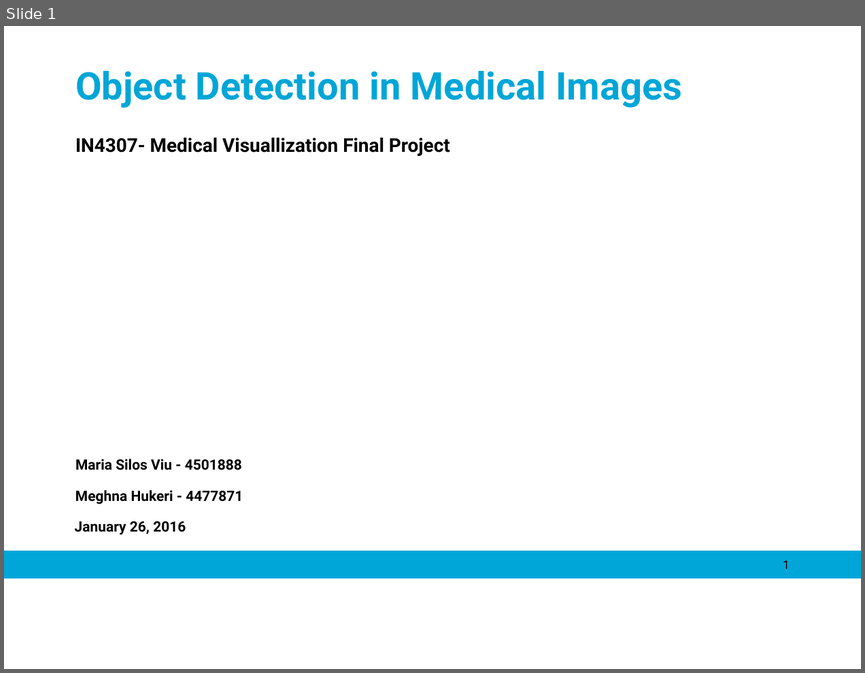
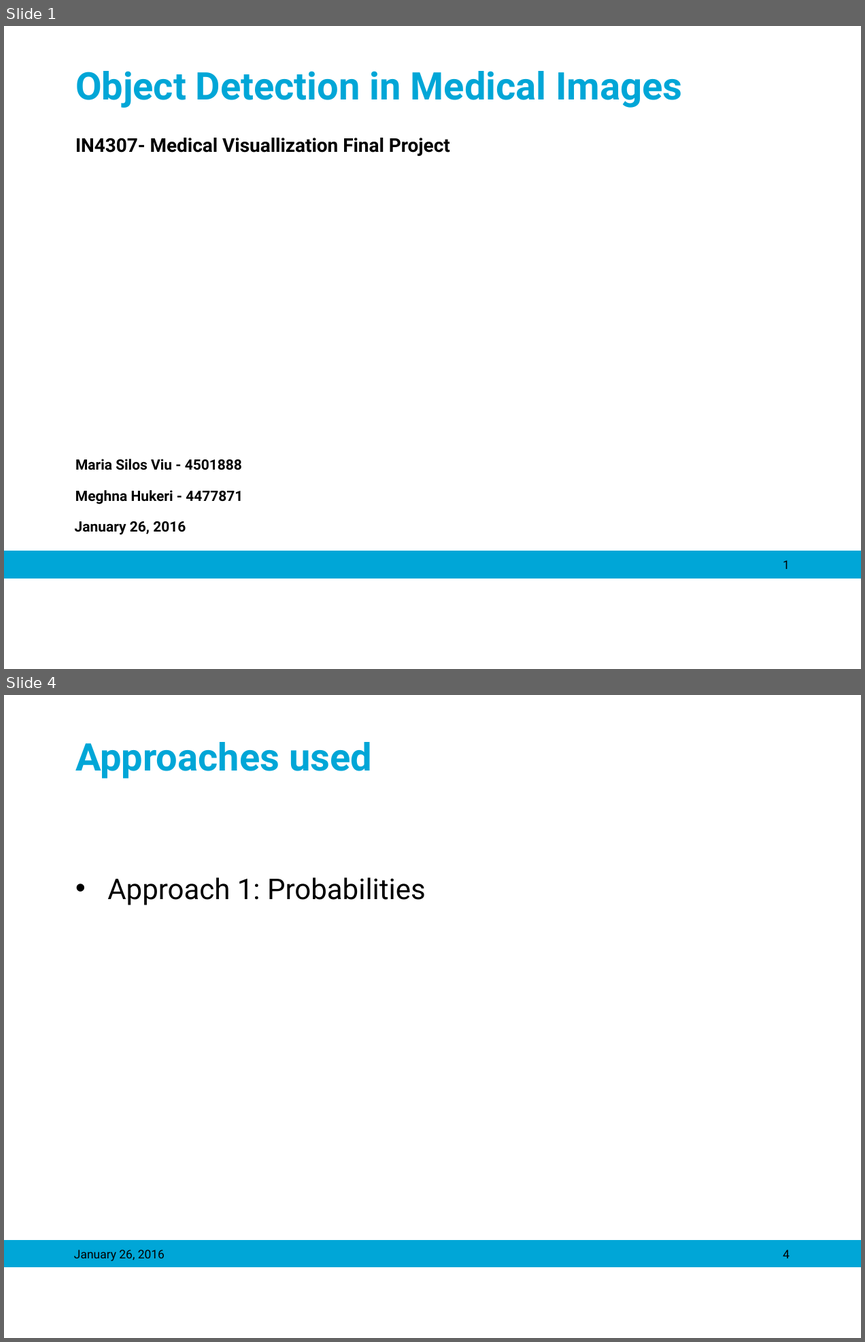
Before and after one commit to mariasv/MM_MedVis_Project, a slide deck: Object Detection in Medical Images.pptx. Shown one above the other, each under a label of ours: slide 1 before the commit, slides 1 and 4 after it; the slides between them are not shown. The pictures are 865x673 and 865x1342 pixels, drawn with LibreOffice and Linux fonts; fonts in the diff are those of the drawing; background and template pictures are left out. Boxes give left, top, right and bottom in pixels: in the first picture for what was removed or moved away, otherwise in the second. Text is boxed around its words. In the diff, an @@ line names an element or a change of style, - is before the commit and + after.

```diff
--- a/Object Detection in Medical Images.pptx
+++ b/Object Detection in Medical Images.pptx
@@ slide 4 added at box(4, 695, 861, 1338), background #FFFFFF @@
@@ title added at box(75, 742, 372, 779), 32 pt, text #00A6D7, bold @@
+Approaches used
@@ text added at box(107, 877, 426, 905), 24 pt, text #000000 @@
+• Approach 1: Probabilities
@@ rectangle added at box(4, 1240, 861, 1266), fill #00A6D7, outline #00A6D7 0.75 pt @@
@@ text added at box(74, 1249, 164, 1261), 10 pt, text #000000 @@
+January 26, 2016
@@ page number added at box(783, 1249, 789, 1258), 10 pt, text #000000 @@
+4
```
Also in this commit, not shown: 1 slide changed, 1 other slide added.
